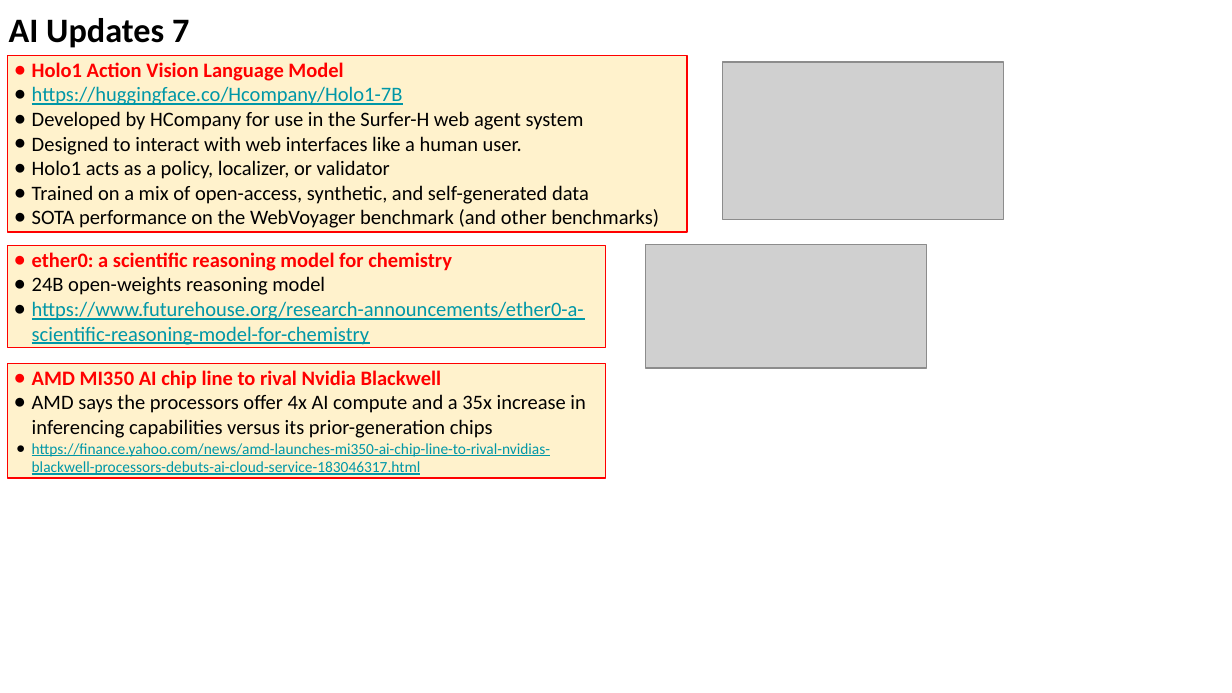
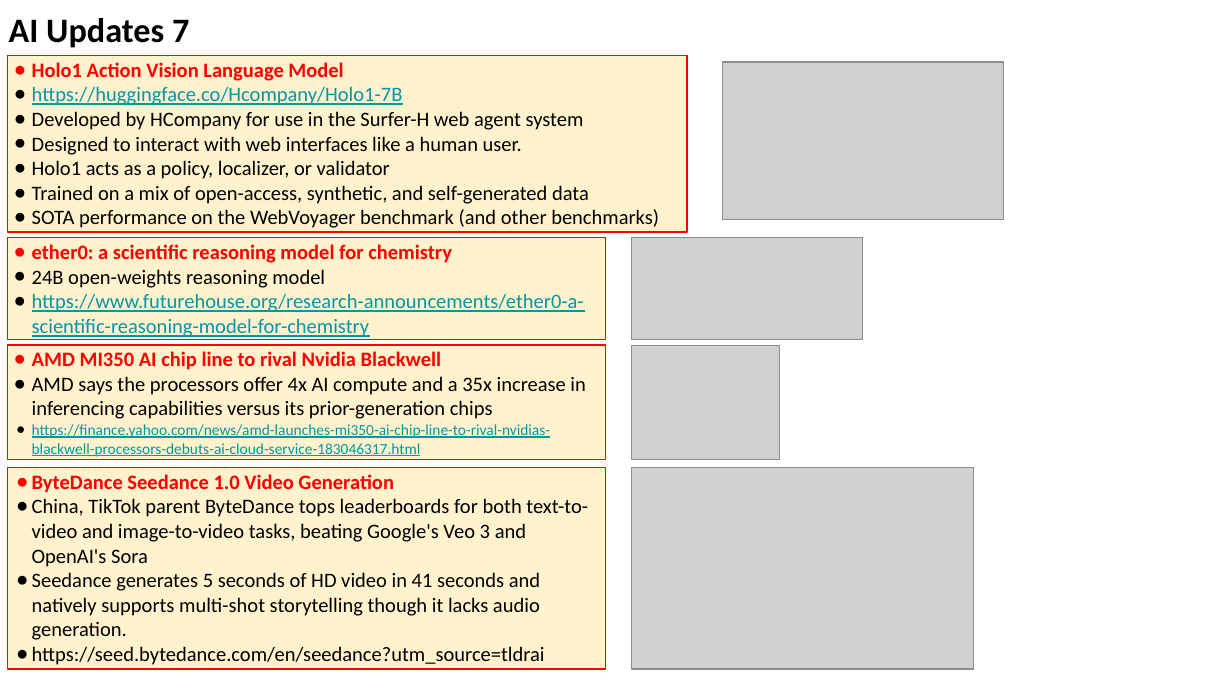
Before and after one commit to lselector/seminar, a slide deck: slide 10 of 2025/2025-06-13-AI-Updates.pptx. Drawn at 1232x693 pixels with LibreOffice and Linux fonts; fonts in the diff are those of the drawing; grey boxes stand for pictures. Boxes give left, top, right and bottom in pixels: in the first picture for what was removed or moved away, otherwise in the second. Text is boxed around its words. In the diff, an @@ line names an element or a change of style, - is before the commit and + after.

```diff
--- a/2025/2025-06-13-AI-Updates.pptx
+++ b/2025/2025-06-13-AI-Updates.pptx
@@ rectangle "ether0: a scientific reasoning model ...": place and size @@
-rectangle "ether0: a scientific reasoning model ..." at [7,245,606,347]
+rectangle "ether0: a scientific reasoning model ..." at [7,238,606,340]
@@ picture: place and size @@
-picture at [646,244,926,367]
+picture at [632,238,864,340]
@@ rectangle "AMD MI350 AI chip line ...": place and size @@
-rectangle "AMD MI350 AI chip line ..." at [7,363,606,478]
+rectangle "AMD MI350 AI chip line ..." at [7,345,606,460]
@@ picture added at [632,345,780,460] @@
@@ rectangle added at [7,467,606,669], fill #FFF2CC, outline #FF0000 0.75 pt, 12 pt, text #000000 @@
+● ByteDance Seedance 1.0 Video Generation
+● China, TikTok parent ByteDance tops leaderboards for both text-to-video and image-to-video tasks, beating Google's Veo 3 and OpenAI's Sora
+● Seedance generates 5 seconds of HD video in 41 seconds and natively supports multi-shot storytelling though it lacks audio generation.
+● https://seed.bytedance.com/en/seedance?utm_source=tldrai
@@ picture added at [632,467,975,669] @@
```
Also in this commit, not shown: 3 other slides changed.
